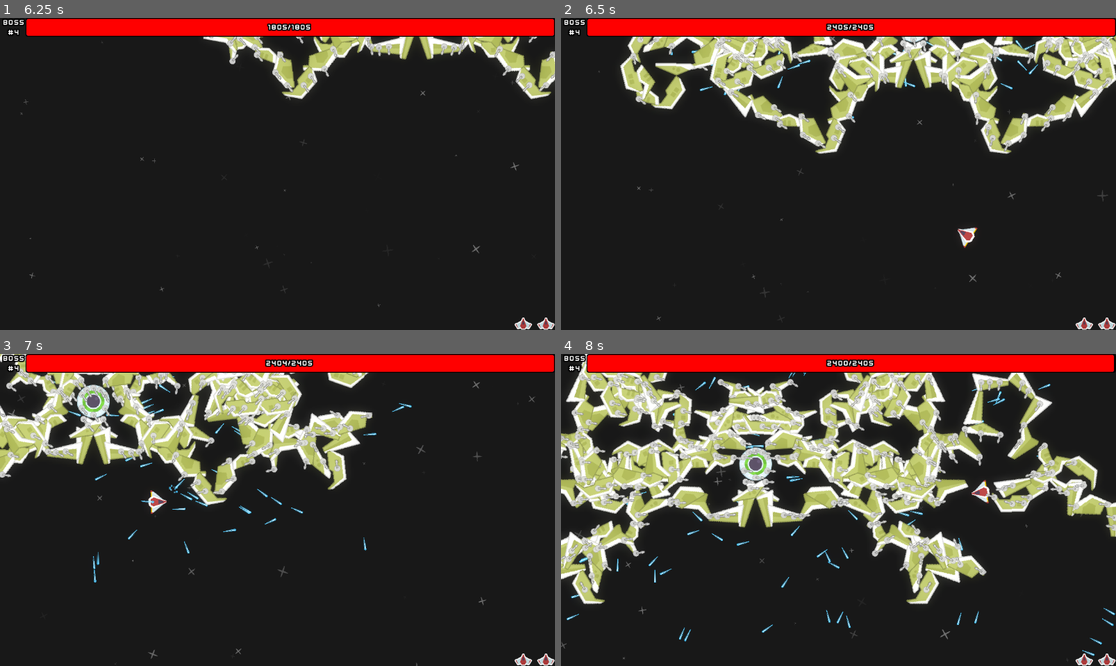
Above: before the commit, frames 1-4 (two rows, left to right).
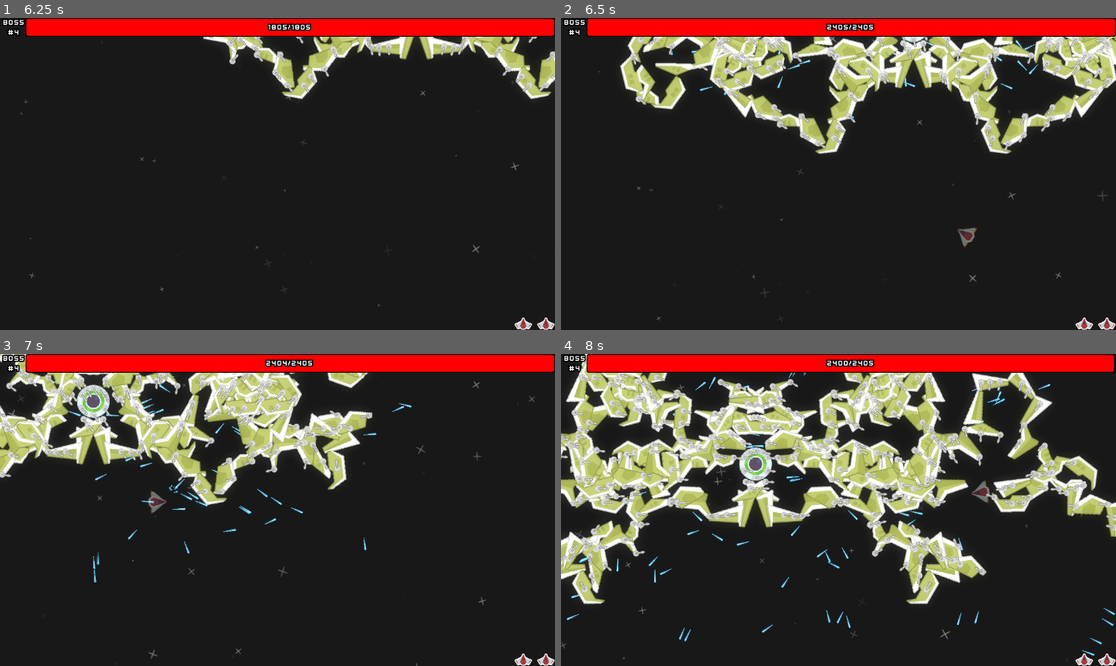
Above: after the commit, the same moments.

Repository: Noxalus/GMTK-2024
Game: Godot game, scene res://scenes/game.tscn
The game is run twice, just before and just after one commit, with the same random seed, the same clock (stepped at 60 frames per second) and the same inputs. The engine's default icon, where the game draws it, is replaced by a stand-in: a white triangle on a blue panel in a dark square.
Inputs (mouse positions are in pixels of both pictures, inside the frame that each line leads up to):
- Up to frame 1 (6.25 s): move the mouse to (399, 158) at 0.52 s; hold D (move_right) 0.53-1.28 s; hold Shift (focus) 0.53-1.28 s; move the mouse to (166, 189) at 1.27 s; hold S (move_down) 1.28-2.03 s; tap Page Up (next_boss) at 1.35, 3.6, 5.85 s; move the mouse to (333, 105) at 2.02 s; press the mouse at (333, 105) at 2.03 s; hold D (move_right) 2.03-2.78 s; move the mouse to (249, 236) at 2.77 s; release the mouse at (249, 236) at 2.78 s; hold W (move_up) 2.78-3.53 s; tap Shift (focus) at 2.85 s; move the mouse to (444, 220) at 3.52 s; hold A (move_left) 3.53-5.03 s; move the mouse to (111, 127) at 4.27 s; click (111, 127) at 4.35 s; move the mouse to (305, 174) at 5.02 s; hold S (move_down) 5.03-5.78 s; hold Shift (focus) 5.03-5.78 s; move the mouse to (194, 96) at 5.77 s; hold D (move_right) from 5.78 s (still down)
- Up to frame 2 (6.5 s): keep holding D (move_right)
- Up to frame 3 (7 s): move the mouse to (399, 494) at 6.52 s; release D (move_right) at 6.53 s; press the mouse at (399, 494) at 6.53 s; hold W (move_up) from 6.53 s (still down)
- Up to frame 4 (8 s): move the mouse to (727, 525) at 7.27 s; release W (move_up) at 7.28 s; release the mouse at (727, 525) at 7.28 s; hold D (move_right) from 7.28 s (still down); tap Shift (focus) at 7.35 s

Frame 1 is identical in both runs. In frame 2, 0.1% of the frame differs, in the area x 71-76%, y 67-74%; in frame 3, 0.1%; in frame 4, 0.1%.

Commit message:
Add an animation to give a feedback on the invincibility state of the player.

Diff:
--- a/forever-warning/scenes/player.tscn
+++ b/forever-warning/scenes/player.tscn
@@ -17,6 +17,68 @@
 [sub_resource type="AudioStreamRandomizer" id="AudioStreamRandomizer_pb35m"]
 streams_count = 1
 stream_0/stream = ExtResource("3_l5qrk")
+
+[sub_resource type="Animation" id="Animation_v0y0s"]
+resource_name = "invincible"
+length = 0.25
+loop_mode = 2
+tracks/0/type = "value"
+tracks/0/imported = false
+tracks/0/enabled = true
+tracks/0/path = NodePath("Sprite2D:visible")
+tracks/0/interp = 1
+tracks/0/loop_wrap = true
+tracks/0/keys = {
+"times": PackedFloat32Array(0, 0.25),
+"transitions": PackedFloat32Array(1, 1),
+"update": 1,
+"values": [true, false]
+}
+tracks/1/type = "value"
+tracks/1/imported = false
+tracks/1/enabled = true
+tracks/1/path = NodePath("Sprite2D:self_modulate")
+tracks/1/interp = 1
+tracks/1/loop_wrap = true
+tracks/1/keys = {
+"times": PackedFloat32Array(0),
+"transitions": PackedFloat32Array(1),
+"update": 0,
+"values": [Color(1, 1, 1, 0.423529)]
+}
+
+[sub_resource type="Animation" id="Animation_rvf3x"]
+length = 0.001
+tracks/0/type = "value"
+tracks/0/imported = false
+tracks/0/enabled = true
+tracks/0/path = NodePath("Sprite2D:visible")
+tracks/0/interp = 1
+tracks/0/loop_wrap = true
+tracks/0/keys = {
+"times": PackedFloat32Array(0),
+"transitions": PackedFloat32Array(1),
+"update": 1,
+"values": [true]
+}
+tracks/1/type = "value"
+tracks/1/imported = false
+tracks/1/enabled = true
+tracks/1/path = NodePath("Sprite2D:self_modulate")
+tracks/1/interp = 1
+tracks/1/loop_wrap = true
+tracks/1/keys = {
+"times": PackedFloat32Array(0),
+"transitions": PackedFloat32Array(1),
+"update": 0,
+"values": [Color(1, 1, 1, 1)]
+}
+
+[sub_resource type="AnimationLibrary" id="AnimationLibrary_fx4y3"]
+_data = {
+"RESET": SubResource("Animation_rvf3x"),
+"invincible": SubResource("Animation_v0y0s")
+}
 
 [node name="Player" type="Area2D" groups=["player"]]
 script = ExtResource("1_yv0xi")
@@ -84,4 +146,9 @@
 lifetime = 10.0
 preprocess = 10.0
 
+[node name="AnimationPlayer" type="AnimationPlayer" parent="."]
+libraries = {
+"": SubResource("AnimationLibrary_fx4y3")
+}
+
 [connection signal="timeout" from="InvincibilityTimer" to="." method="_on_invincibility_timer_timeout"]
--- a/forever-warning/scripts/player.gd
+++ b/forever-warning/scripts/player.gd
@@ -10,6 +10,8 @@
 @onready var bullet_spawners = $BulletSpawners
 @onready var player_spawn = $"../PlayerSpawn"
 @onready var sprite: Sprite2D = $Sprite2D
+@onready var animation: AnimationPlayer = $AnimationPlayer
+
 
 signal died_signal
 
@@ -102,6 +104,7 @@
 func set_invincibility(time: float):
 	is_invincible = true
 	invicibility_timer.start(time)
+	animation.play("invincible")
 
 func respawn():
 	sprite.visible = true
@@ -115,3 +118,4 @@
 
 func _on_invincibility_timer_timeout():
 	is_invincible = false
+	animation.play("RESET")
Not shown: 1 places in forever-warning/scenes/player.tscn that only renumber resources
